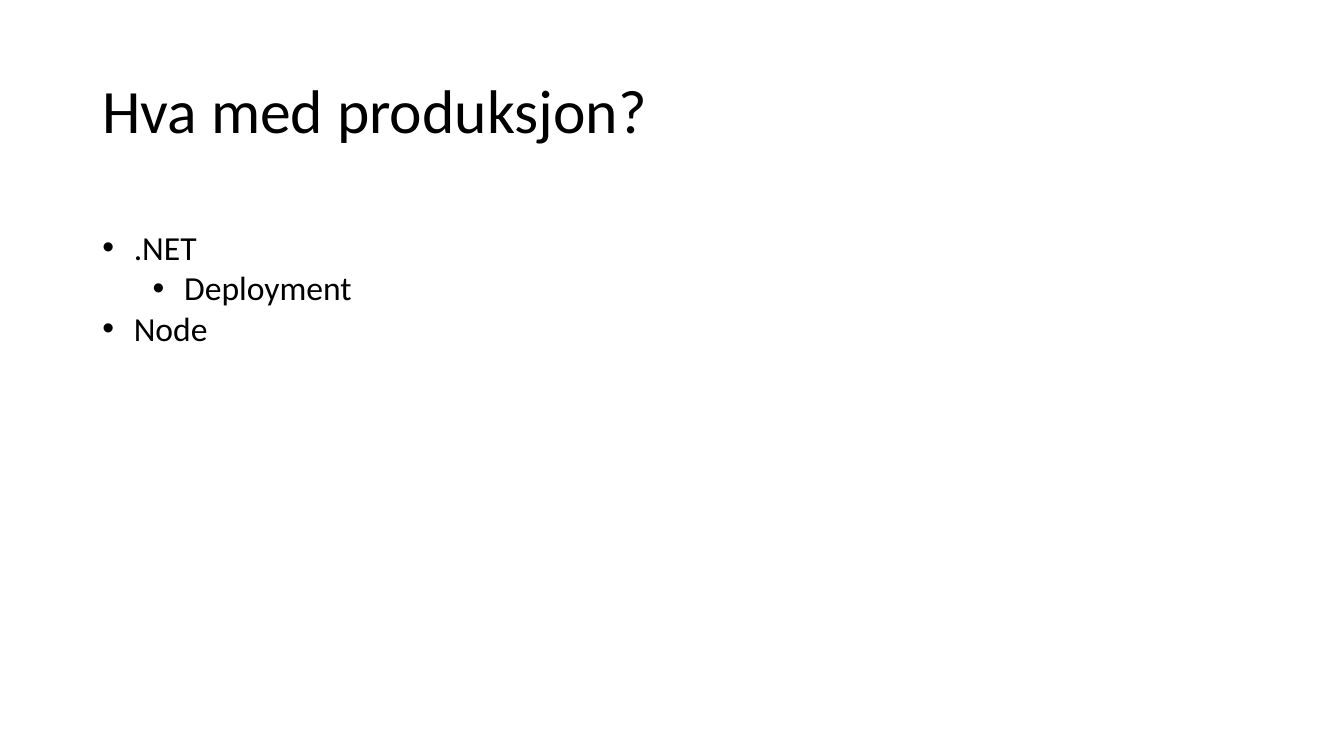
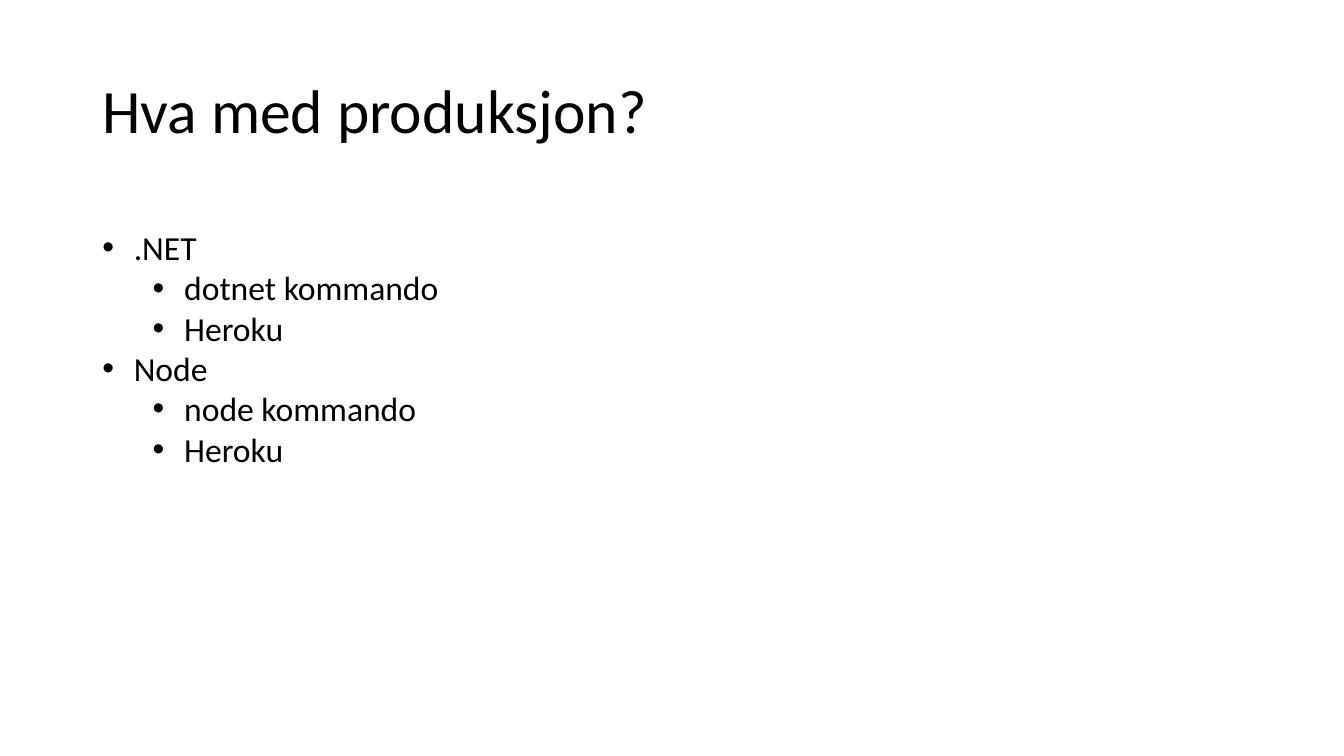
Before and after one commit to gjermundgaraba/dotnet-core-api-talk, a slide deck: slide 15 of dotnet-core-foredrag.pptx. Drawn at 1344x756 pixels with LibreOffice and Linux fonts; fonts in the diff are those of the drawing. Boxes give left, top, right and bottom in pixels: in the first picture for what was removed or moved away, otherwise in the second. Text is boxed around its words. In the diff, an @@ line names an element or a change of style, - is before the commit and + after.

Commit message:
Updated presentation

```diff
--- a/dotnet-core-foredrag.pptx
+++ b/dotnet-core-foredrag.pptx
@@ text at [184,276,439,342]: text changed @@
-  • Deployment
+  • dotnet kommando
+  • Heroku
@@ text at [184,397,416,463]: paragraphs added @@
+  • node kommando
+  • Heroku
```
Also in this commit, not shown: 3 other slides changed, 1 slide added, 1 slide removed.
